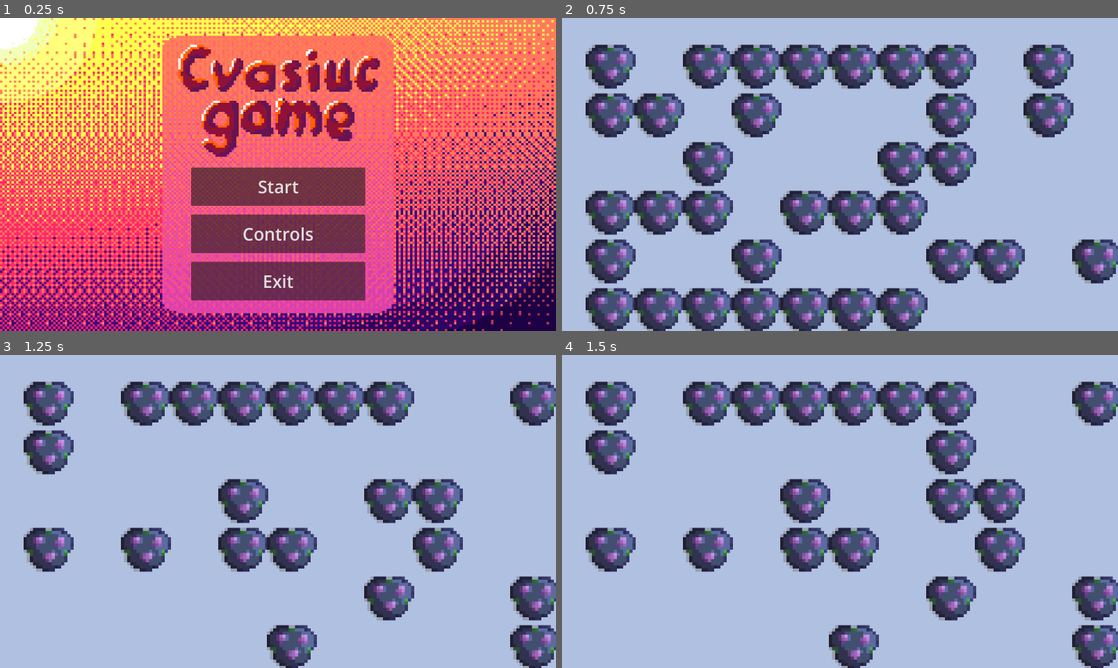
Above: before the commit, frames 1-4 (two rows, left to right).
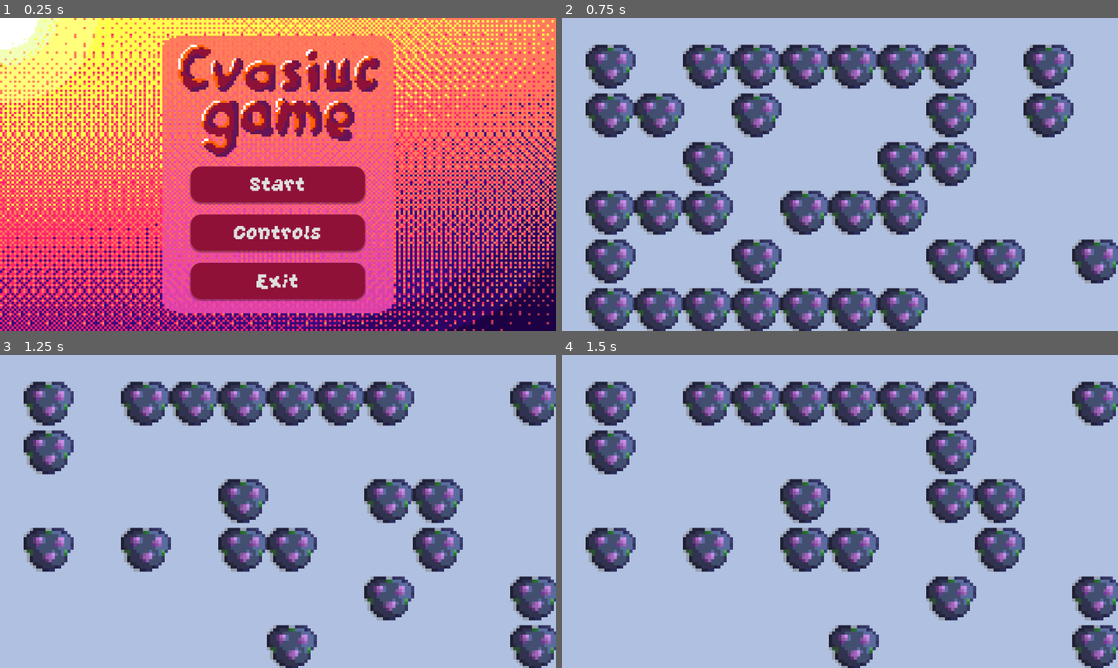
Above: after the commit, the same moments.

Repository: tukaram40k/game-of-life
Game: Godot game, scene res://menus/main_menu.tscn
Same seed, same stepped clock (60 frames per second), same inputs: the game is played once before the commit and once after it.
Inputs (mouse positions are in pixels of both pictures, inside the frame that each line leads up to):
- Up to frame 1 (0.25 s): no input
- Up to frame 2 (0.75 s): click "Start" at 0.5 s
- Up to frame 3 (1.25 s): no input
- Up to frame 4 (1.5 s): tap Enter (ui_accept) at 1.25 s; move the mouse to (962, 495) at 1.27 s; click (962, 495) at 1.42 s

The runs differ from the first frame. In frame 1, 12% of the frame differs, in the area x 34-66%, y 47-91%; in frame 2, nothing differs; in frame 3, nothing differs; in frame 4, nothing differs.

Commit message:
added button styling

Diff:
--- a/menus/main_menu.tscn
+++ b/menus/main_menu.tscn
@@ -1,10 +1,41 @@
-[gd_scene load_steps=4 format=3 uid="uid://ccg87uf274n15"]
+[gd_scene load_steps=8 format=3 uid="uid://ccg87uf274n15"]
 
 [ext_resource type="Script" path="res://menus/main_menu.gd" id="1_fdffy"]
 [ext_resource type="Texture2D" uid="uid://d01s0fug4v2r3" path="res://assets/background.png" id="1_ssg6i"]
+[ext_resource type="FontFile" uid="uid://cj7xlc3pgagd3" path="res://assets/fonts/GrapeSoda.ttf" id="3_osrwb"]
 
 [sub_resource type="StyleBoxTexture" id="StyleBoxTexture_8f2ut"]
 texture = ExtResource("1_ssg6i")
+
+[sub_resource type="StyleBoxFlat" id="StyleBoxFlat_ay2xn"]
+bg_color = Color(0.443816, 0.0425963, 0.167213, 1)
+corner_radius_top_left = 30
+corner_radius_top_right = 30
+corner_radius_bottom_right = 30
+corner_radius_bottom_left = 30
+shadow_color = Color(0, 0, 0, 0.337255)
+shadow_size = 5
+shadow_offset = Vector2(0, 3)
+
+[sub_resource type="StyleBoxFlat" id="StyleBoxFlat_d56lj"]
+bg_color = Color(0.517938, 0.0930931, 0.391717, 1)
+corner_radius_top_left = 30
+corner_radius_top_right = 30
+corner_radius_bottom_right = 30
+corner_radius_bottom_left = 30
+shadow_color = Color(0, 0, 0, 0.337255)
+shadow_size = 5
+shadow_offset = Vector2(0, 3)
+
+[sub_resource type="StyleBoxFlat" id="StyleBoxFlat_i1ylc"]
+bg_color = Color(0.560784, 0.0666667, 0.219608, 1)
+corner_radius_top_left = 30
+corner_radius_top_right = 30
+corner_radius_bottom_right = 30
+corner_radius_bottom_left = 30
+shadow_color = Color(0, 0, 0, 0.337255)
+shadow_size = 5
+shadow_offset = Vector2(0, 3)
 
 [node name="MainMenu" type="Control"]
 layout_mode = 3
@@ -27,35 +58,47 @@
 
 [node name="VBoxContainer" type="VBoxContainer" parent="."]
 layout_mode = 1
-anchors_preset = 7
-anchor_left = 0.5
-anchor_top = 1.0
-anchor_right = 0.5
-anchor_bottom = 1.0
-offset_left = -250.0
-offset_top = -470.0
-offset_right = 251.0
-offset_bottom = -88.0
+anchors_preset = -1
+anchor_left = 0.343
+anchor_top = 0.474
+anchor_right = 0.657
+anchor_bottom = 0.899
+offset_left = 0.699951
+offset_top = 0.399963
+offset_right = -0.699951
+offset_bottom = -0.100037
 grow_horizontal = 2
-grow_vertical = 0
-theme_override_constants/separation = 25
+grow_vertical = 2
+theme_override_constants/separation = 35
 
 [node name="StartButton" type="Button" parent="VBoxContainer"]
 layout_mode = 2
 size_flags_vertical = 3
-theme_override_font_sizes/font_size = 50
+theme_override_fonts/font = ExtResource("3_osrwb")
+theme_override_font_sizes/font_size = 75
+theme_override_styles/hover = SubResource("StyleBoxFlat_ay2xn")
+theme_override_styles/pressed = SubResource("StyleBoxFlat_d56lj")
+theme_override_styles/normal = SubResource("StyleBoxFlat_i1ylc")
 text = "Start"
 
 [node name="ControlsButton" type="Button" parent="VBoxContainer"]
 layout_mode = 2
 size_flags_vertical = 3
-theme_override_font_sizes/font_size = 50
+theme_override_fonts/font = ExtResource("3_osrwb")
+theme_override_font_sizes/font_size = 75
+theme_override_styles/hover = SubResource("StyleBoxFlat_ay2xn")
+theme_override_styles/pressed = SubResource("StyleBoxFlat_d56lj")
+theme_override_styles/normal = SubResource("StyleBoxFlat_i1ylc")
 text = "Controls"
 
 [node name="ExitButton" type="Button" parent="VBoxContainer"]
 layout_mode = 2
 size_flags_vertical = 3
-theme_override_font_sizes/font_size = 50
+theme_override_fonts/font = ExtResource("3_osrwb")
+theme_override_font_sizes/font_size = 75
+theme_override_styles/hover = SubResource("StyleBoxFlat_ay2xn")
+theme_override_styles/pressed = SubResource("StyleBoxFlat_d56lj")
+theme_override_styles/normal = SubResource("StyleBoxFlat_i1ylc")
 text = "Exit"
 
 [connection signal="pressed" from="VBoxContainer/StartButton" to="." method="_on_start_button_pressed"]
--- a/scenes/main.gd
+++ b/scenes/main.gd
@@ -96,7 +96,8 @@
 
 	# реагирует на esc
 	if event.is_action_pressed("ui_cancel"):
-		get_tree().quit()
+		# назад в главное меню
+		get_tree().change_scene_to_file("res://menus/main_menu.tscn")
 
 	# реагирует на мышку
 	if event is InputEventMouseButton:
Binary file added: assets/fonts/GrapeSoda.ttf
Not shown, added: assets/fonts/GrapeSoda.ttf.import
